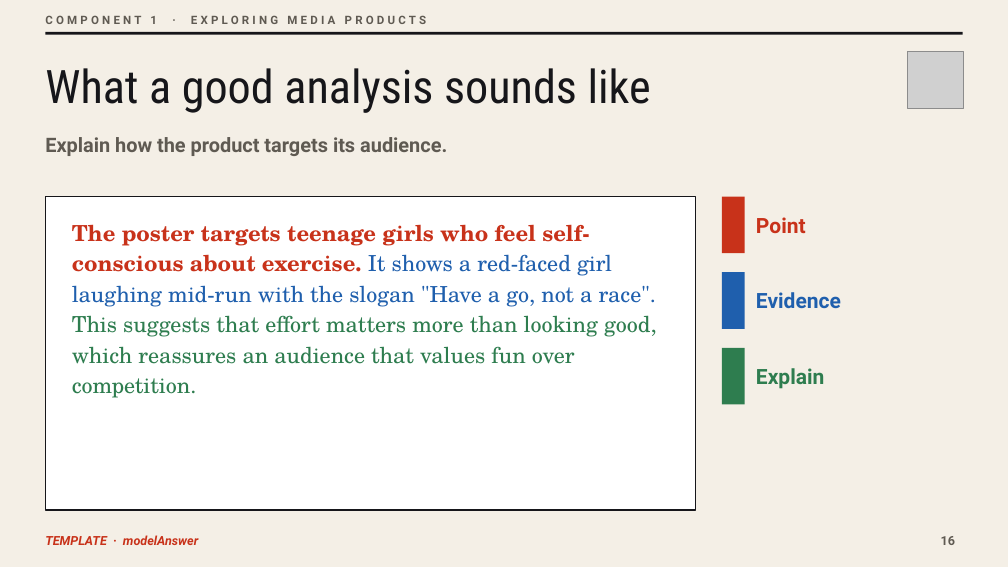
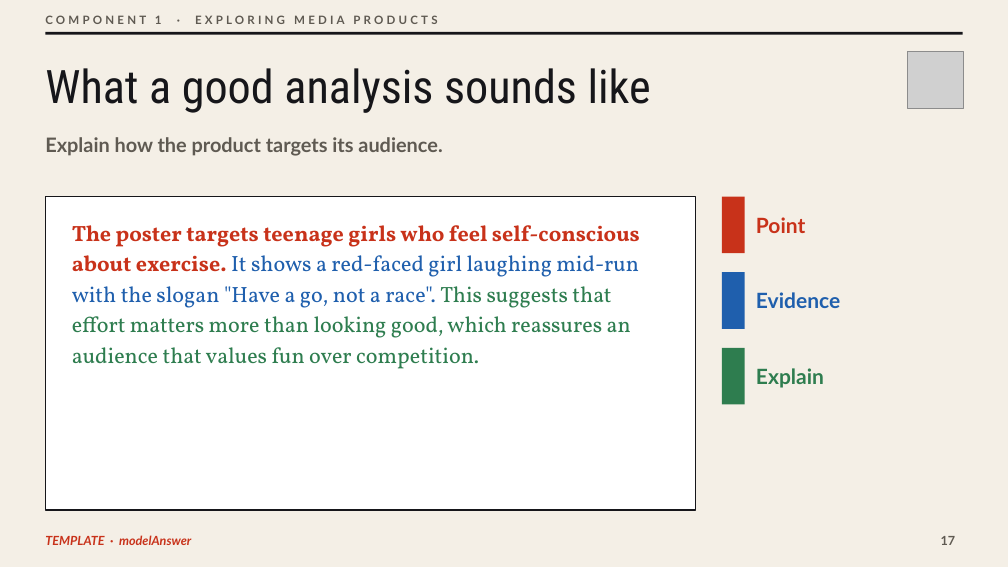
Before and after one commit to OGAComputing/interactive, a slide deck: slide 17 of _presentations/Y10_BTEC_CDM/C1_Deck_Template.pptx (slide 16 before the commit). Drawn at 1008x567 pixels with LibreOffice and Linux fonts; fonts in the diff are those of the drawing; grey boxes stand for pictures. Boxes give left, top, right and bottom in pixels: in the first picture for what was removed or moved away, otherwise in the second. Text is boxed around its words. In the diff, an @@ line names an element or a change of style, - is before the commit and + after.

```diff
--- a/_presentations/Y10_BTEC_CDM/C1_Deck_Template.pptx
+++ b/_presentations/Y10_BTEC_CDM/C1_Deck_Template.pptx
@@ font Roboto to Lato in 5 elements at (45,137,442,156), (756,217,805,233), (756,292,840,308), (45,535,191,545), (45,15,437,24) @@
@@ text "The poster targets teenage girls ..." at (72,225,640,369): font TeX Gyre Schola to Vollkorn @@
@@ page number at (941,536,956,545): text changed; font Roboto to Lato @@
-16
+17
```
Also in this commit, not shown: 16 other slides changed, 1 slide added, 42 other files.
